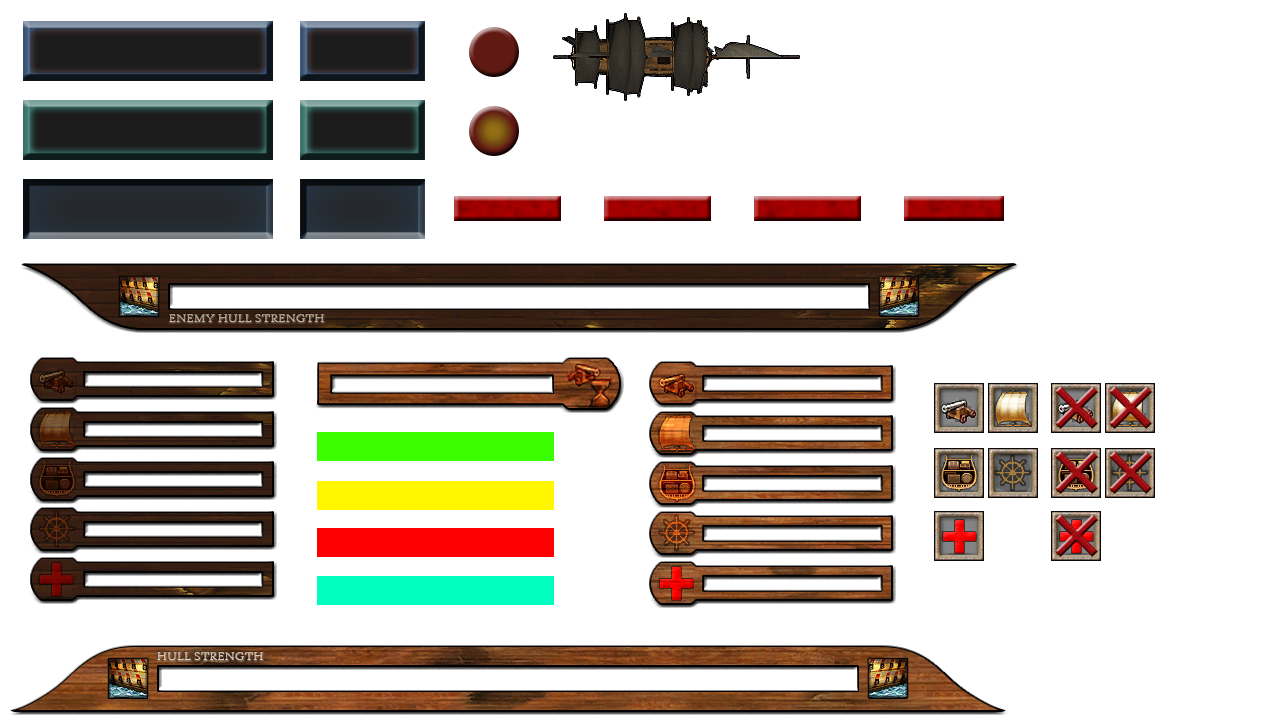
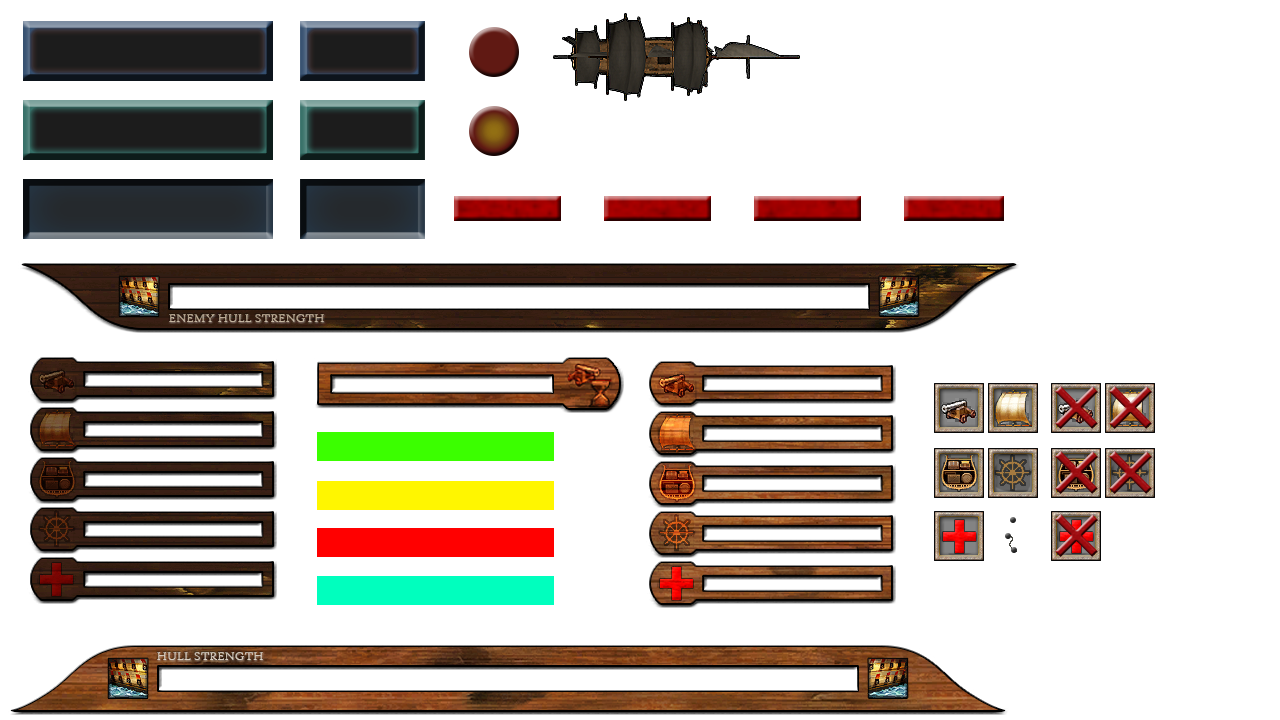
Two versions of the same layered image (1280 × 720). Layer-by-layer changes:
added layer "chainshot" above "cannonball" over bbox(1005, 533, 1017, 553)
added layer "cannonball" above "ship section icons destoryed" over bbox(1010, 517, 1016, 523)
